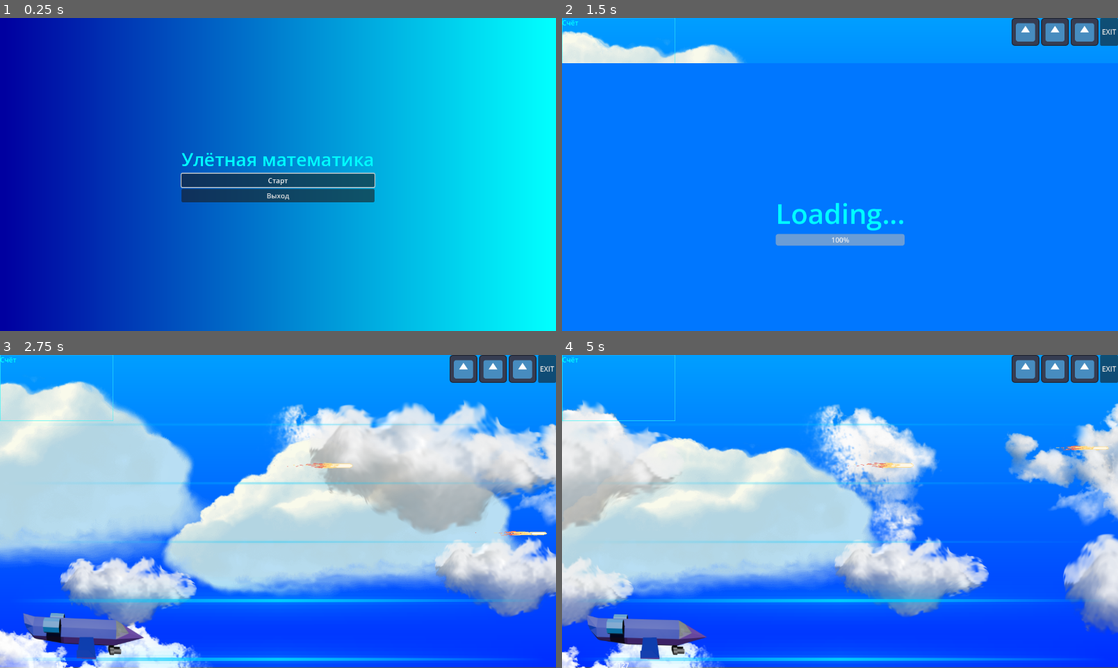
Above: before the commit, frames 1-4 (two rows, left to right).
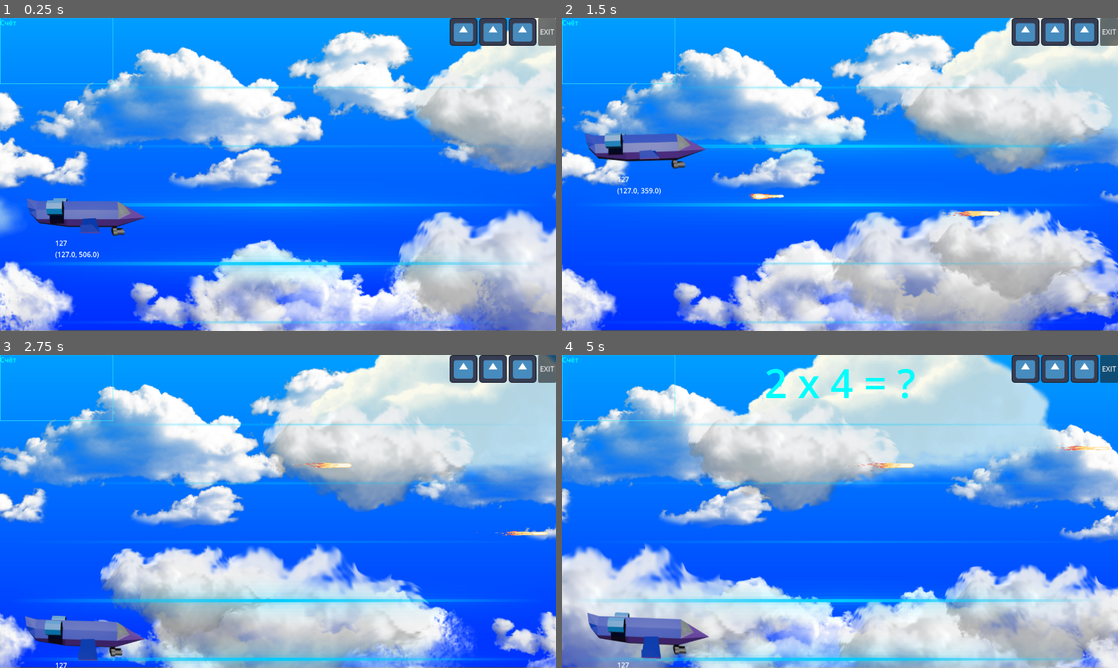
Above: after the commit, the same moments.

Repository: GGamezebo/quizmatik
Game: Godot game, scene res://src/contexts/game_context/game_context.tscn
Two runs of this game, one before a commit and one after it. Both use one fixed random seed, a clock stepped at 60 frames per second and the inputs below. Before the commit the project starts from res://main.tscn. The engine's default icon, where the game draws it, is replaced by a stand-in: a white triangle on a blue panel in a dark square.
Inputs (mouse positions are in pixels of both pictures, inside the frame that each line leads up to):
- Up to frame 1 (0.25 s): no input
- Up to frame 2 (1.5 s): click (840, 180) at 0.5 s, where only the run before the commit has a clickable "Старт"; hold Up (ui_up) from 1.28 s (still down); tap Space (shoot) at 1.35 s
- Up to frame 3 (2.75 s): release Up (ui_up) at 2.03 s; hold Down (ui_down) from 2.03 s (still down); tap Space (shoot) at 2.1 s
- Up to frame 4 (5 s): release Down (ui_down) at 2.78 s; hold Up (ui_up) 2.78-4.28 s; tap Space (shoot) at 2.85, 3.6, 4.35 s; hold Down (ui_down) from 4.28 s (still down)

The runs differ from the first frame. In frame 1, 100% of the frame differs, in the area x 0-100%, y 0-100%; in frame 2, 72%; in frame 3, 76%; in frame 4, 78%.

Commit message:
fix removing answers

Diff:
--- a/project.godot
+++ b/project.godot
@@ -15,7 +15,7 @@
 [application]
 
 config/name="checkers-for-dummies"
-run/main_scene="uid://ddo0h56tnwsk1"
+run/main_scene="uid://6rk3lba0km5x"
 config/features=PackedStringArray("4.6", "Mobile")
 
 [display]
--- a/src/contexts/game_context/game_context.tscn
+++ b/src/contexts/game_context/game_context.tscn
@@ -37,8 +37,7 @@
 
 [node name="GameContext" type="Node" unique_id=1179940708]
 
-[node name="GameConfig" type="Node2D" parent="." unique_id=1392982771]
-position = Vector2(0, -1)
+[node name="GameConfig" type="Node" parent="." unique_id=1289995046]
 script = ExtResource("1_yej0l")
 
 [node name="GameArea" type="Node2D" parent="." unique_id=1652487391 node_paths=PackedStringArray("gameConfig")]
@@ -53,7 +52,7 @@
 gameArea = NodePath("../GameArea")
 entities = [NodePath("../Player")]
 
-[node name="GameManager" type="Node2D" parent="." unique_id=337536268 node_paths=PackedStringArray("player", "area", "gameConfig")]
+[node name="GameManager" type="Node" parent="." unique_id=1898191257 node_paths=PackedStringArray("player", "area", "gameConfig")]
 script = ExtResource("6_q40ib")
 player = NodePath("../Player")
 area = NodePath("../GameArea")
@@ -129,6 +128,5 @@
 text = "EXIT"
 
 [connection signal="evShoot" from="Player" to="ShotManager" method="_on_player_ev_shoot"]
-[connection signal="ev_player_colladed" from="Player" to="GameManager" method="_on_player_colladed"]
 [connection signal="ev_question_changed" from="GameManager" to="HUD/Answer" method="_on_game_manager_ev_question_changed"]
 [connection signal="button_down" from="HUD/HBoxContainer/Exit" to="HUD" method="_on_exit_button_down"]
--- a/src/contexts/game_context/game_logic/game_config.gd
+++ b/src/contexts/game_context/game_logic/game_config.gd
@@ -1,4 +1,4 @@
-extends Node2D
+extends Node
 
 class_name GameConfig
 
--- a/src/contexts/game_context/game_logic/game_manager.gd
+++ b/src/contexts/game_context/game_logic/game_manager.gd
@@ -1,5 +1,5 @@
 class_name GameManager
-extends Node2D
+extends Node
 
 signal ev_selected_lane_changed
 signal ev_question_changed
@@ -143,7 +143,7 @@
 			game_mamager.owner.add_child.call_deferred(answer)
 
 	func _kill_all_answers():
-		for option in options:
+		for option in options.duplicate():
 			option.take_damage()
 
 	func _on_player_colladed(_player:Player, answer: Answer) -> void:
